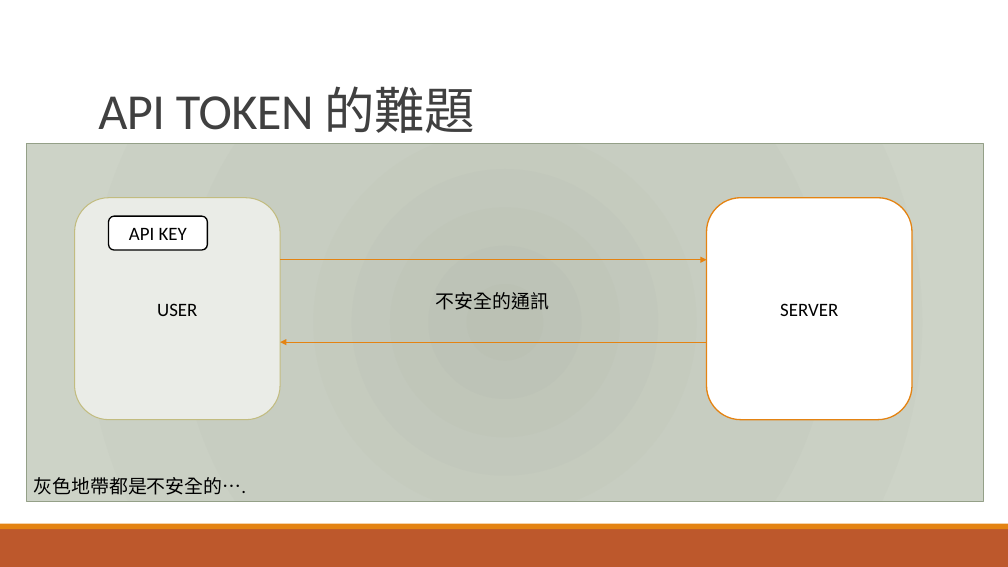
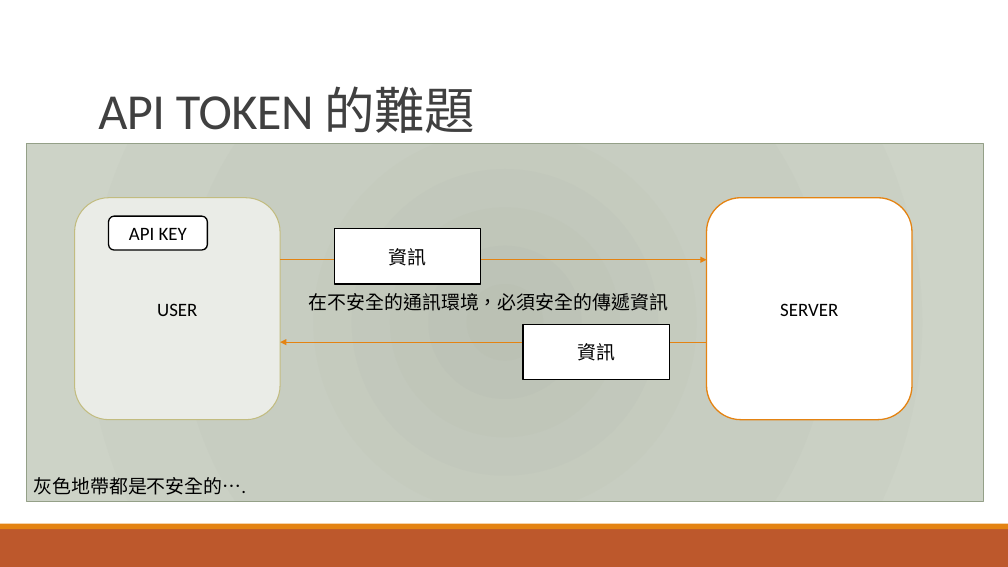
Before and after one commit to andrew0928/MeetUp.ApiTokenDemo, a slide deck: slide 4 of APITOKEN-DEMO.pptx (slide 6 before the commit). Drawn at 1008x567 pixels with LibreOffice and Linux fonts; fonts in the diff are those of the drawing. Boxes give left, top, right and bottom in pixels: in the first picture for what was removed or moved away, otherwise in the second. Text is boxed around its words. In the diff, an @@ line names an element or a change of style, - is before the commit and + after.

```diff
--- a/APITOKEN-DEMO.pptx
+++ b/APITOKEN-DEMO.pptx
@@ rectangle added at <box>334,229,481,284</box>, fill #FFFFFF, outline #000000 1.25 pt, 18 pt, text #000000 @@
+資訊
@@ text at <box>309,293,668,311</box>: text changed @@
-不安全的通訊
+在不安全的通訊環境，必須安全的傳遞資訊
@@ rectangle added at <box>523,324,670,380</box>, fill #FFFFFF, outline #000000 1.25 pt, 18 pt, text #000000 @@
+資訊
```
Also in this commit, not shown: 6 other slides changed, 4 slides added, 1 slide removed, 13 other files.
